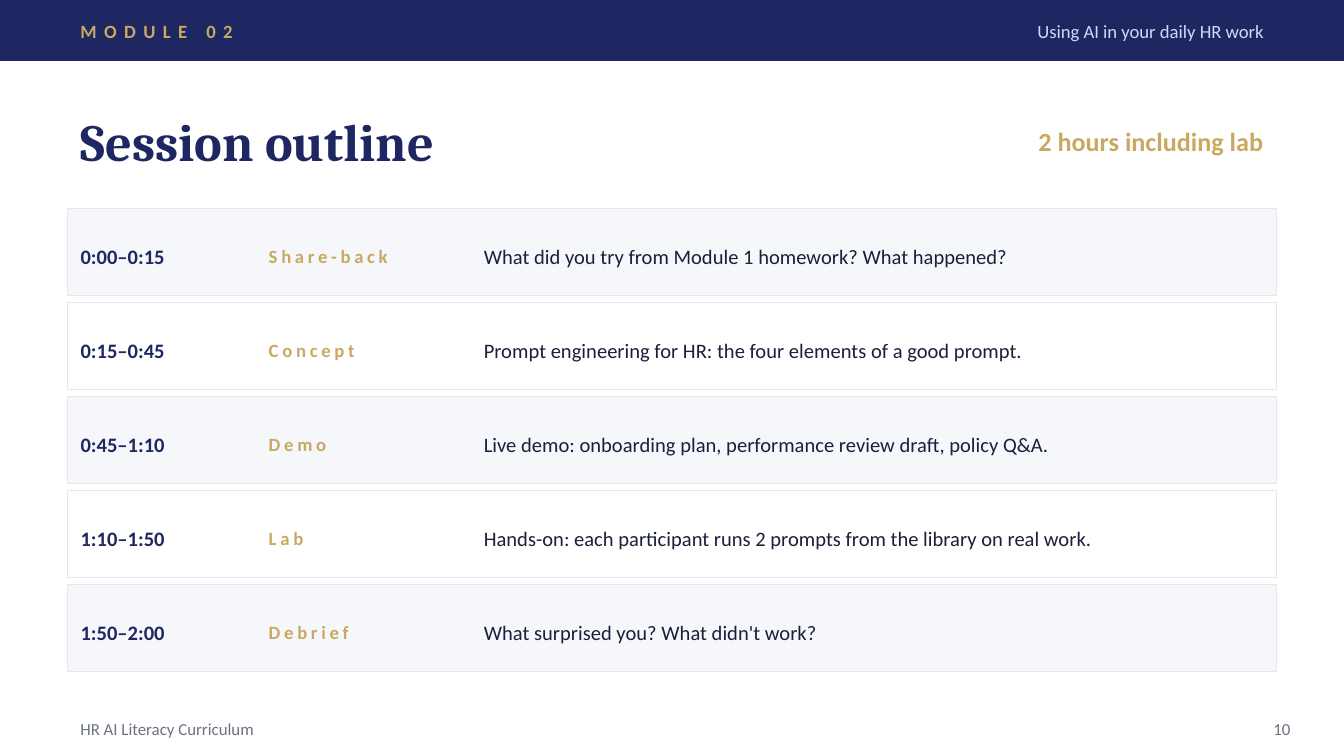
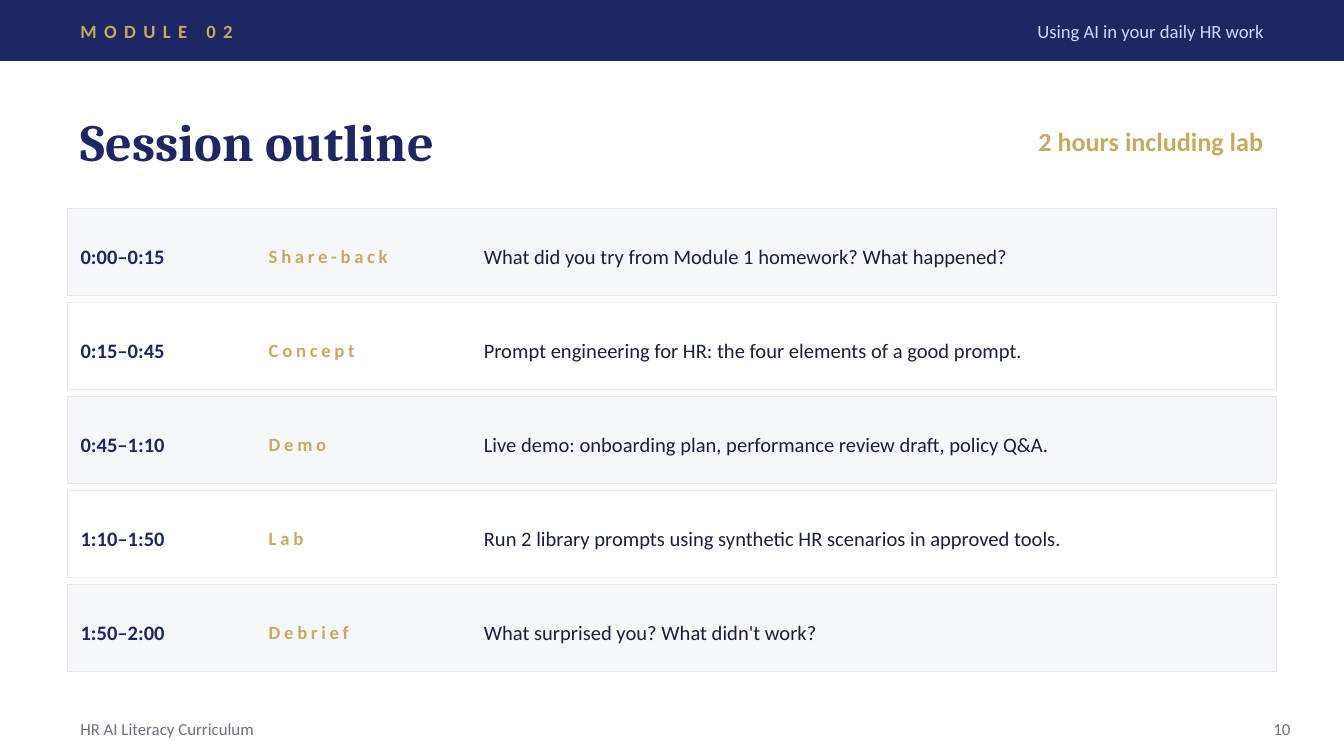
Before and after one commit to ellehelvig/hr-ai-transformation-playbook, a slide deck: slide 10 of 04-enablement/HR-AI-Literacy-Curriculum.pptx. Drawn at 1344x756 pixels with LibreOffice and Linux fonts; fonts in the diff are those of the drawing. Boxes give left, top, right and bottom in pixels: in the first picture for what was removed or moved away, otherwise in the second. Text is boxed around its words. In the diff, an @@ line names an element or a change of style, - is before the commit and + after.

```diff
--- a/04-enablement/HR-AI-Literacy-Curriculum.pptx
+++ b/04-enablement/HR-AI-Literacy-Curriculum.pptx
@@ text at (484,531,1060,550): text changed @@
-Hands-on: each participant runs 2 prompts from the library on real work.
+Run 2 library prompts using synthetic HR scenarios in approved tools.
```
Also in this commit, not shown: 11 other slides changed, 9 other files.
